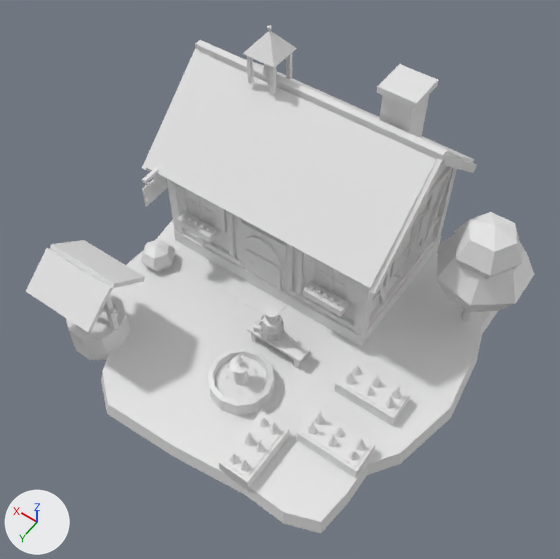
An edit to the FBX model Assets/Village/Models/Village_House_Healing.fbx, drawn before and after from the same camera.
Rendered twice from a 50 mm camera at (-6.62, 9.65, 16.48) aimed at (-0.18, 0.63, 2.3). Lighting does not change. The marker at lower left points along +X, +Y and +Z. The picture after the commit comes second. Materials are left out; every surface is plain grey. Where no turn or scale is listed for an object, it has been applied to the vertices.

Objects in the first picture: 'Village_House_Healing'.
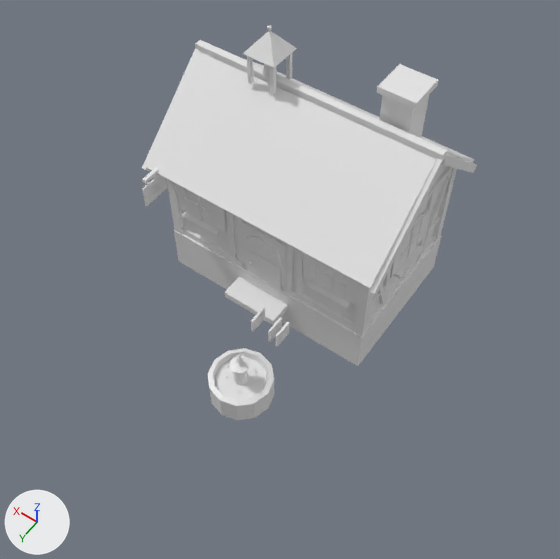
Location of each change, [x1, y1, x2, y2] in pixels of the pictures (560 x 559 px):
'Village_House_Healing', reshaped (34% narrower, 22% shorter): before [26, 26, 534, 533]; after [142, 26, 477, 420]
part 1 of me_village_house_healing, added: after [276, 321, 290, 347]
part 2 of me_village_house_healing, added: after [268, 317, 282, 342]
part 3 of me_village_house_healing, added: after [251, 307, 265, 332]
part 4 of me_village_house_healing, deleted: before [26, 212, 534, 533]

What changed in the scene script:
```text
Change me_village_house_healing:
    used by ob_village_house_healing; location = (0.0, 0.0, 0.0)
    remove me_village_house_healing.from_pydata(...)  # 1846 vertices, 1547 faces; spans x -4.88..4.9, y -4.78..4.73, z -0.9..6.5
    add me_village_house_healing.from_pydata(...)  # 1129 vertices, 859 faces; spans x -2.37..4.37, y -4.78..3.2, z -0.9..6.5
    me_village_house_healing part 1: a new loose piece, a box spanning x -0.55..-0.49, y 0.75..1.25, z 0.58..1.02
    me_village_house_healing part 2: a new loose piece, a box spanning x -0.33..-0.27, y 0.75..1.25, z 0.58..1.02
    me_village_house_healing part 3: a new loose piece, a box spanning x 0.19..0.25, y 0.75..1.25, z 0.58..1.02
    me_village_house_healing part 4: 64 loose pieces with 741 vertices, spanning x -4.88..4.9, y -4.42..4.73, z -0.35..3.8, are deleted
```
